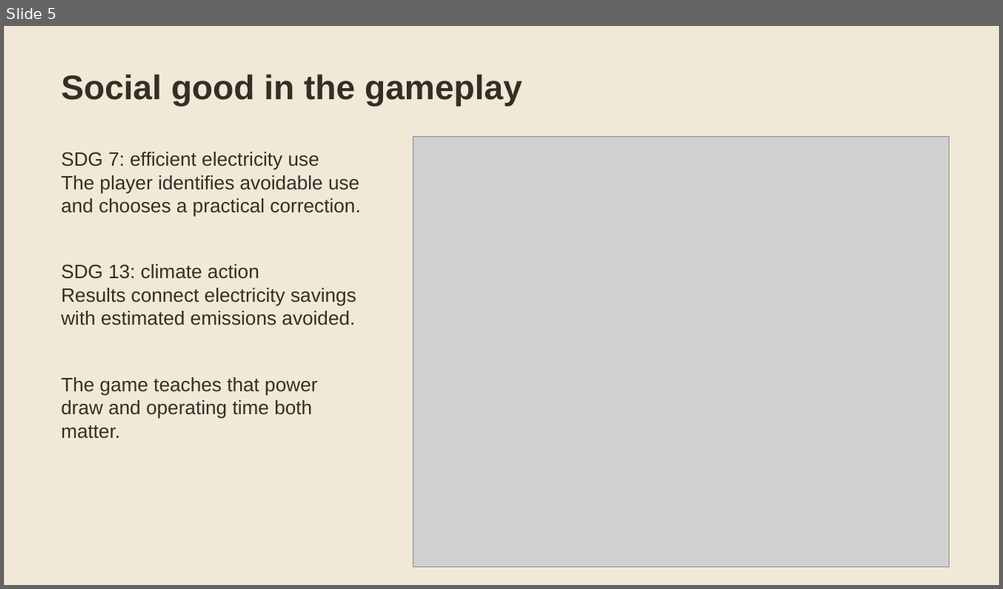
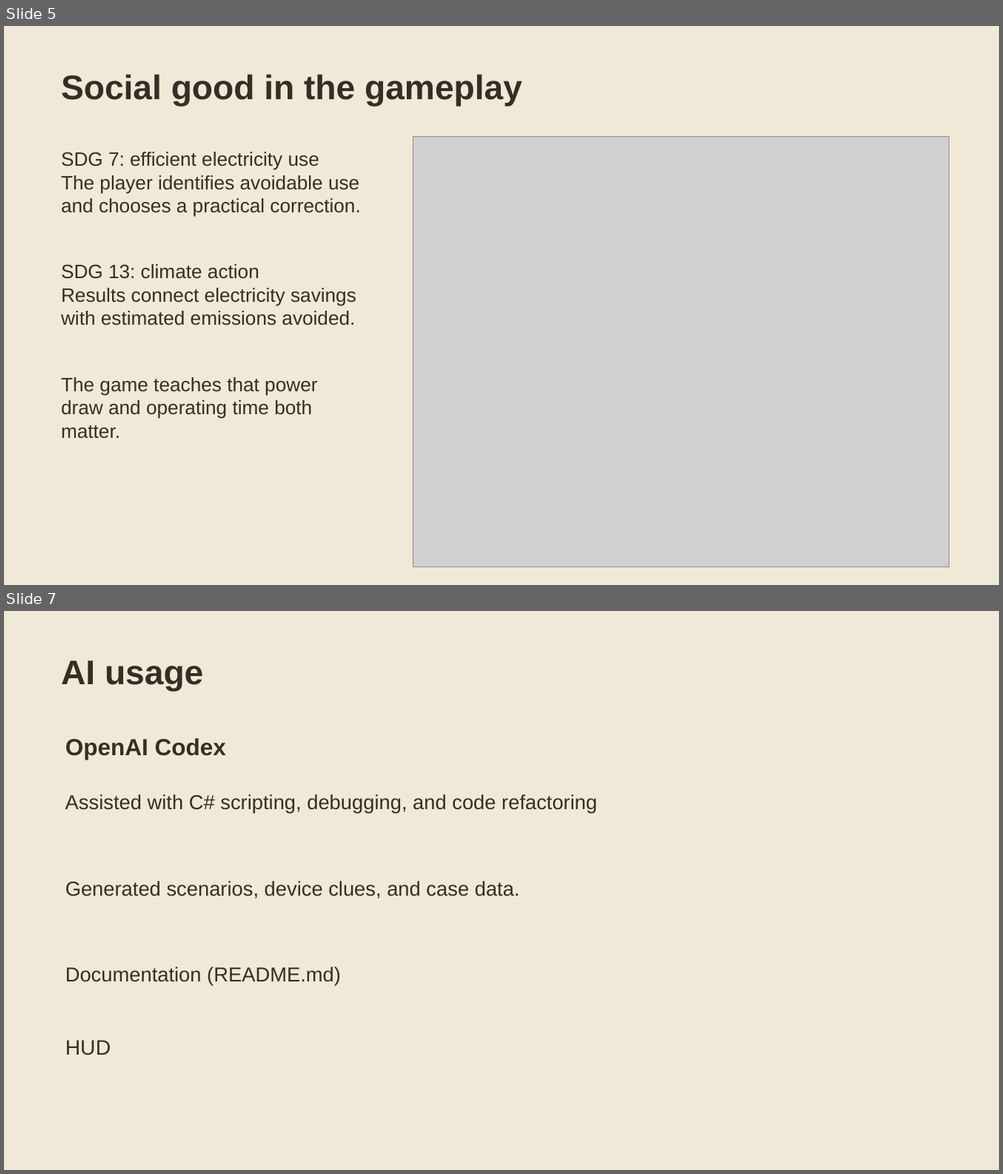
Before and after one commit to RLeja/HiddenWatts, a slide deck: docs/presentation/HiddenWatts-Prototype-I.pptx. Shown one above the other, each under a label of ours: slide 5 before the commit, slides 5 and 7 after it; the slides between them are not shown. The pictures are 1003x589 and 1003x1174 pixels, drawn with LibreOffice and Linux fonts; fonts in the diff are those of the drawing; grey boxes stand for pictures. Boxes give left, top, right and bottom in pixels: in the first picture for what was removed or moved away, otherwise in the second. Text is boxed around its words. In the diff, an @@ line names an element or a change of style, - is before the commit and + after.

```diff
--- a/docs/presentation/HiddenWatts-Prototype-I.pptx
+++ b/docs/presentation/HiddenWatts-Prototype-I.pptx
@@ slide 7 added at bbox=[4, 611, 999, 1170], background #F0E9D7 @@
@@ text added at bbox=[61, 661, 203, 692], 33 pt, text #342E25, bold @@
+AI usage
@@ text added at bbox=[65, 738, 226, 759], 22.5 pt, text #342E25, bold @@
+OpenAI Codex
@@ text added at bbox=[65, 795, 597, 813], 19.5 pt, text #342E25 @@
+Assisted with C# scripting, debugging, and code refactoring
@@ text added at bbox=[65, 881, 520, 899], 19.5 pt, text #342E25 @@
+Generated scenarios, device clues, and case data.
@@ text added at bbox=[65, 967, 341, 985], 19.5 pt, text #342E25 @@
+Documentation (README.md)
@@ text added at bbox=[65, 1040, 111, 1056], 20.2 pt, text #342E25 @@
+HUD
```
Also in this commit, not shown: 4 slides changed, 2 slides removed, 1 other file.
